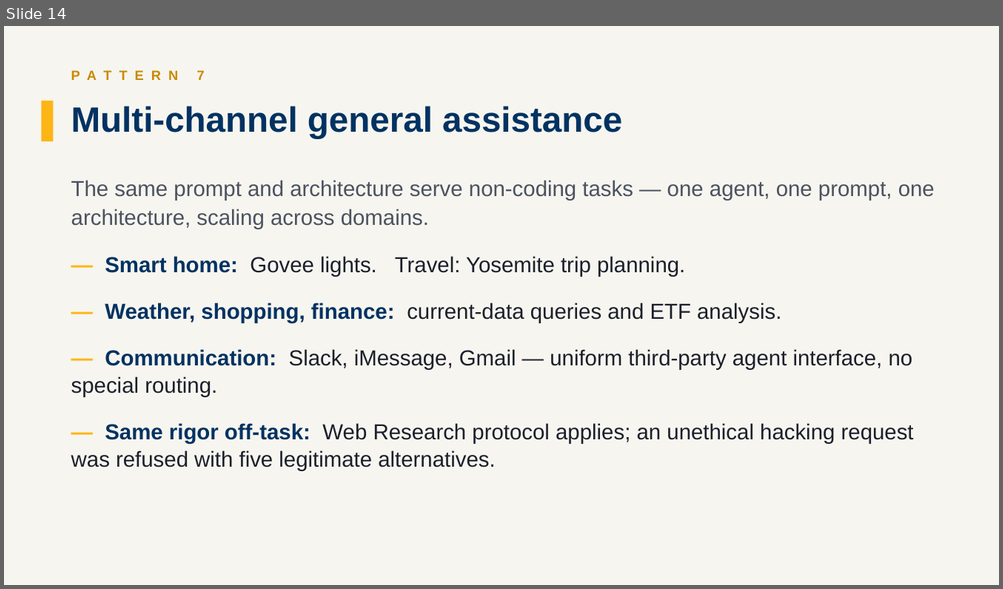
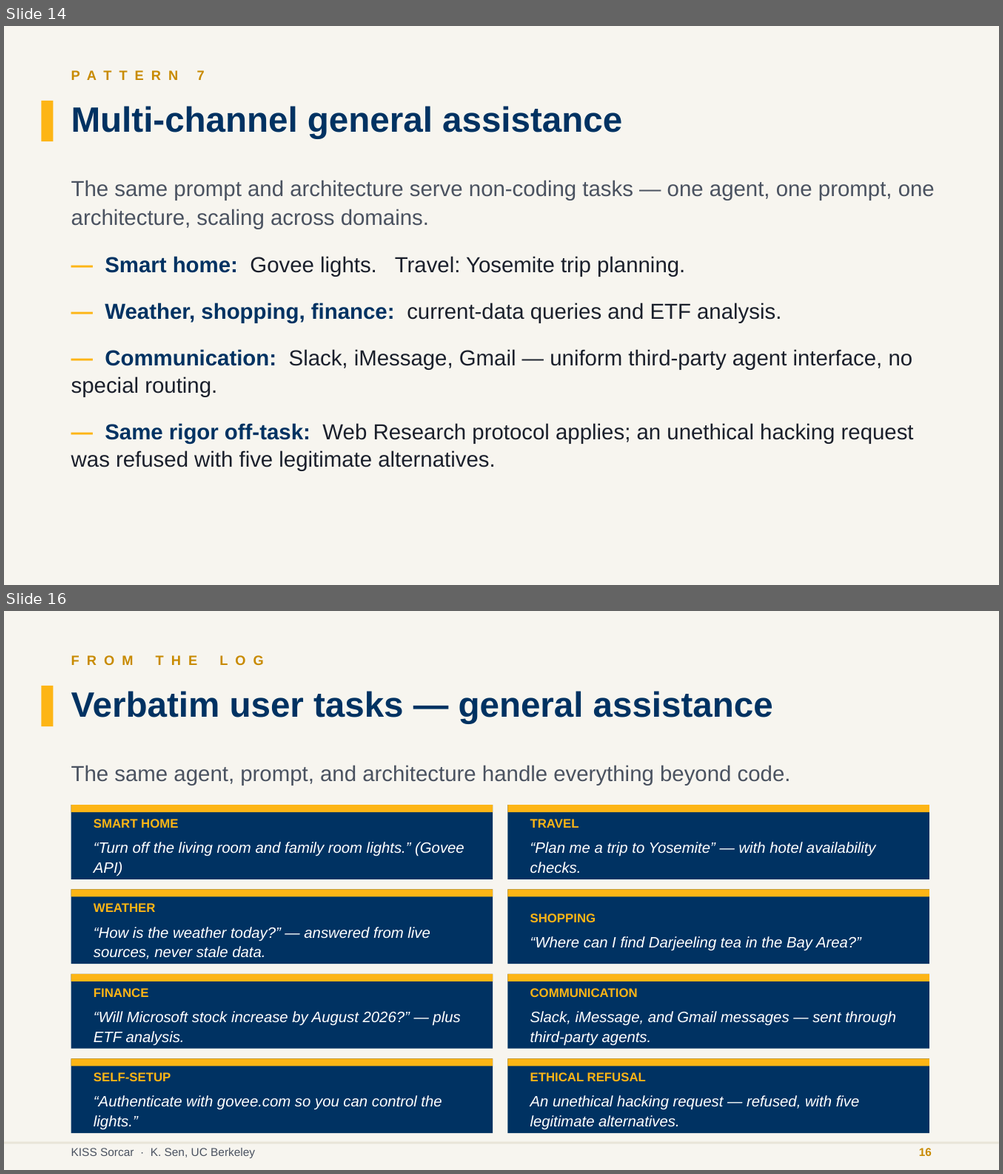
Before and after one commit to ksenxx/kiss_ai, a slide deck: papers/sekisssorcar/se_kiss_sorcar_slides.pptx. Shown one above the other, each under a label of ours: slide 14 before the commit, slides 14 and 16 after it; the slides between them are not shown. The pictures are 1003x589 and 1003x1174 pixels, drawn with LibreOffice and Linux fonts; fonts in the diff are those of the drawing. Boxes give left, top, right and bottom in pixels: in the first picture for what was removed or moved away, otherwise in the second. Text is boxed around its words. In the diff, an @@ line names an element or a change of style, - is before the commit and + after.

Commit message:
docs: add more user task examples to slides
User prompt:
can you add more user task examples in the slides

```diff
--- a/papers/sekisssorcar/se_kiss_sorcar_slides.pptx
+++ b/papers/sekisssorcar/se_kiss_sorcar_slides.pptx
@@ slide 16 added at <box>4,611,999,1170</box>, background #F7F5EF @@
@@ text added at <box>71,655,264,668</box>, 13 pt, text #C88A00, bold @@
+F R O M T H E L O G
@@ rectangle added at <box>41,686,54,726</box>, fill #FDB515 @@
@@ text added at <box>71,691,773,723</box>, 34 pt, text #003262, bold @@
+Verbatim user tasks — general assistance
@@ text added at <box>71,765,791,786</box>, 21 pt, text #4A5260 @@
+The same agent, prompt, and architecture handle everything beyond code.
@@ rectangle added at <box>71,805,492,880</box>, fill #003262 @@
@@ rectangle added at <box>71,805,492,812</box>, fill #FDB515 @@
@@ rectangle added at <box>508,805,929,880</box>, fill #003262 @@
@@ rectangle added at <box>508,805,929,812</box>, fill #FDB515 @@
@@ text added at <box>94,819,464,877</box>, 14.5 pt, text #FFFFFF, italic @@
+SMART HOME
+“Turn off the living room and family room lights.” (Govee API)
@@ text added at <box>530,819,876,874</box>, 14.5 pt, text #FFFFFF, italic @@
+TRAVEL
+“Plan me a trip to Yosemite” — with hotel availability checks.
@@ rectangle added at <box>71,889,492,964</box>, fill #003262 @@
@@ rectangle added at <box>71,889,492,897</box>, fill #FDB515 @@
@@ rectangle added at <box>508,889,929,964</box>, fill #003262 @@
@@ rectangle added at <box>508,889,929,897</box>, fill #FDB515 @@
@@ text added at <box>94,903,430,960</box>, 14.5 pt, text #FFFFFF, italic @@
+WEATHER
+“How is the weather today?” — answered from live sources, never stale data.
@@ text added at <box>530,914,861,951</box>, 14.5 pt, text #FFFFFF, italic @@
+SHOPPING
+“Where can I find Darjeeling tea in the Bay Area?”
@@ rectangle added at <box>71,974,492,1049</box>, fill #003262 @@
@@ rectangle added at <box>71,974,492,982</box>, fill #FDB515 @@
@@ rectangle added at <box>508,974,929,1049</box>, fill #003262 @@
@@ rectangle added at <box>508,974,929,982</box>, fill #FDB515 @@
@@ text added at <box>94,988,460,1046</box>, 14.5 pt, text #FFFFFF, italic @@
+FINANCE
+“Will Microsoft stock increase by August 2026?” — plus ETF analysis.
@@ text added at <box>530,988,896,1046</box>, 14.5 pt, text #FFFFFF, italic @@
+COMMUNICATION
+Slack, iMessage, and Gmail messages — sent through third-party agents.
@@ rectangle added at <box>71,1059,492,1133</box>, fill #003262 @@
@@ rectangle added at <box>71,1059,492,1066</box>, fill #FDB515 @@
@@ text added at <box>94,1073,441,1130</box>, 14.5 pt, text #FFFFFF, italic @@
+SELF-SETUP
+“Authenticate with govee.com so you can control the lights.”
@@ rectangle added at <box>508,1059,929,1133</box>, fill #003262 @@
@@ rectangle added at <box>508,1059,929,1066</box>, fill #FDB515 @@
@@ text added at <box>530,1073,859,1130</box>, 14.5 pt, text #FFFFFF, italic @@
+ETHICAL REFUSAL
+An unethical hacking request — refused, with five legitimate alternatives.
@@ rectangle added at <box>4,1142,999,1145</box>, fill #E9E5D8 @@
@@ text added at <box>71,1148,255,1159</box>, 11 pt, text #4A5260 @@
+KISS Sorcar · K. Sen, UC Berkeley
@@ text added at <box>919,1148,931,1156</box>, 11 pt, text #C88A00, bold @@
+16
```
Also in this commit, not shown: 7 slides changed, 1 other slide added.
